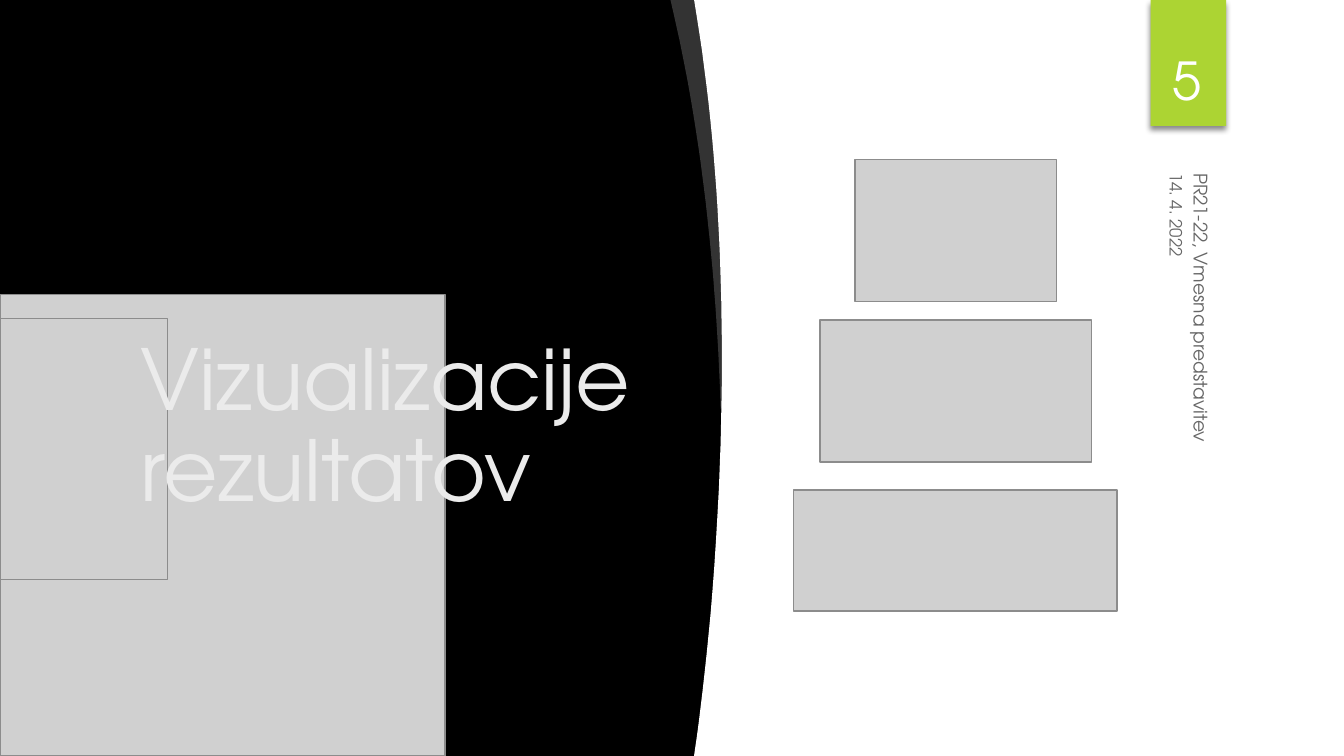
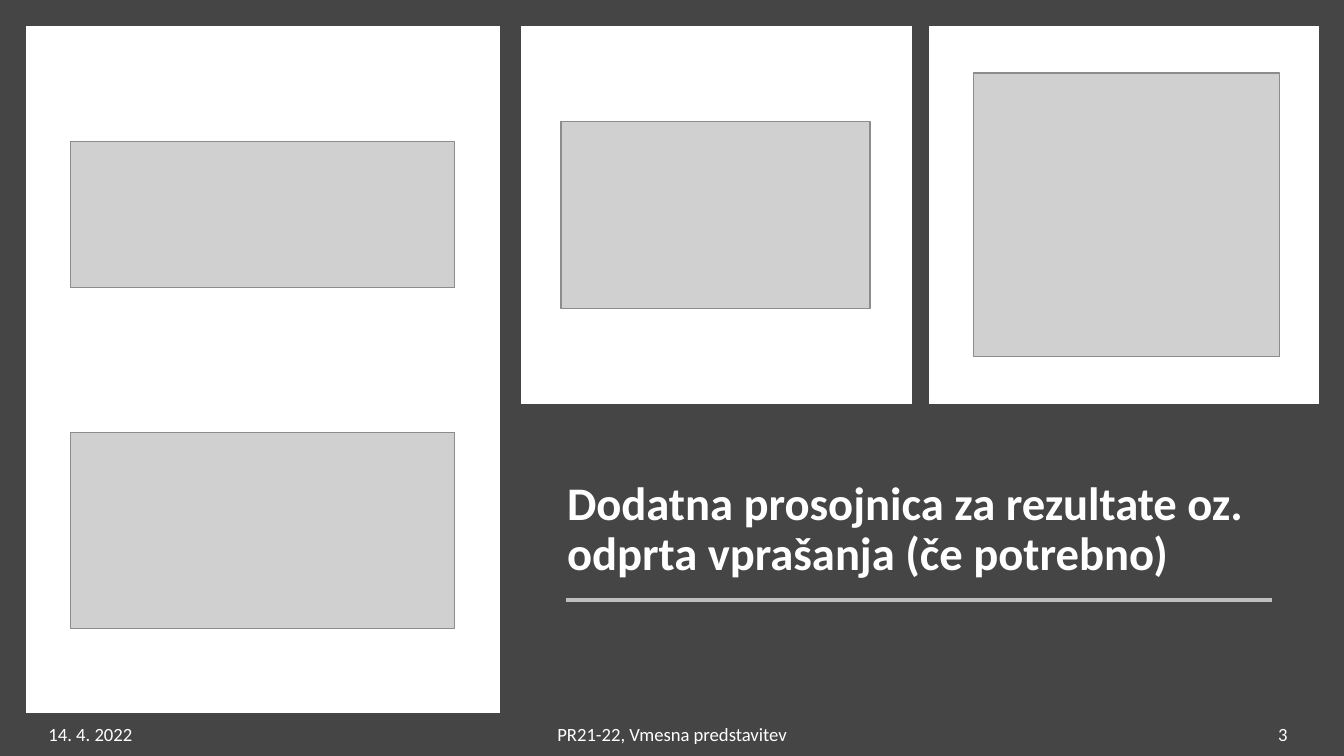
Before and after one commit to Nik-tech-cloud/PR22NGAMZ, a slide deck: slide 3 of PR2021-22_vmesna_5.pptx (slide 5 before the commit). Drawn at 1344x756 pixels with LibreOffice and Linux fonts; fonts in the diff are those of the drawing; grey boxes stand for pictures; background and template pictures are left out. Boxes give left, top, right and bottom in pixels: in the first picture for what was removed or moved away, otherwise in the second. Text is boxed around its words. In the diff, an @@ line names an element or a change of style, - is before the commit and + after.

```diff
--- a/PR2021-22_vmesna_5.pptx
+++ b/PR2021-22_vmesna_5.pptx
@@ background picture (left out) to #454545 @@
@@ freeform shape removed at [671,0,732,409] @@
@@ freeform shape removed at [694,0,841,755] @@
@@ rectangle removed at [794,0,1344,755] @@
@@ picture removed at [882,0,1059,126] @@
@@ rectangle removed at [1150,0,1226,126] @@
@@ rectangle added at [35,35,491,703], fill #FFFFFF, outline #FFFFFF 10 pt @@
@@ rectangle added at [531,35,903,394], fill #FFFFFF, outline #FFFFFF 10 pt @@
@@ rectangle added at [938,35,1310,394], fill #FFFFFF, outline #FFFFFF 10 pt @@
@@ picture added at [973,73,1279,356] @@
@@ page number removed at [1173,61,1202,101] @@
-5
@@ picture added at [70,142,454,289] @@
@@ picture added at [562,121,871,308] @@
@@ picture removed at [855,160,1056,302] @@
@@ picture removed at [0,294,445,756] @@
@@ picture removed at [0,319,168,579] @@
@@ title removed at [141,323,631,540] @@
-Vizualizacije rezultatov
@@ picture removed at [820,320,1091,462] @@
@@ picture added at [70,433,454,629] @@
@@ title added at [567,487,1243,578], 25 pt, text #FFFFFF, bold @@
+Dodatna prosojnica za rezultate oz. odprta vprašanja (če potrebno)
@@ picture removed at [793,491,1117,612] @@
@@ line added from (566, 599) to (1271, 599), #BFBFBF 1.75 pt @@
@@ picture removed at [949,672,1059,755] @@
@@ text "14. 4. 2022": place and size @@
-text "14. 4. 2022" at [1161,175,1190,256]
+text "14. 4. 2022" at [48,729,133,741]
@@ text "14. 4. 2022" at [48,729,133,741]: size 9 to 10 pt, font TeX Gyre Adventor to Calibri, text colour #000000 at 60% opacity to #FFFFFF; vertical alignment top to middle; rotation 90 to 0 degrees @@
@@ text "PR21-22, Vmesna predstavitev": place and size @@
-text "PR21-22, Vmesna predstavitev" at [1184,180,1216,439]
+text "PR21-22, Vmesna predstavitev" at [557,728,787,744]
@@ text "PR21-22, Vmesna predstavitev" at [557,728,787,744]: font TeX Gyre Adventor to Calibri, text colour #000000 at 60% opacity to #FFFFFF; alignment left to centre; vertical alignment bottom to middle; rotation 90 to 0 degrees @@
@@ page number added at [1278,729,1287,741], 10 pt, text #FFFFFF @@
+3
```
Also in this commit, not shown: 2 other slides changed, 29 slides removed, 4 other files.
